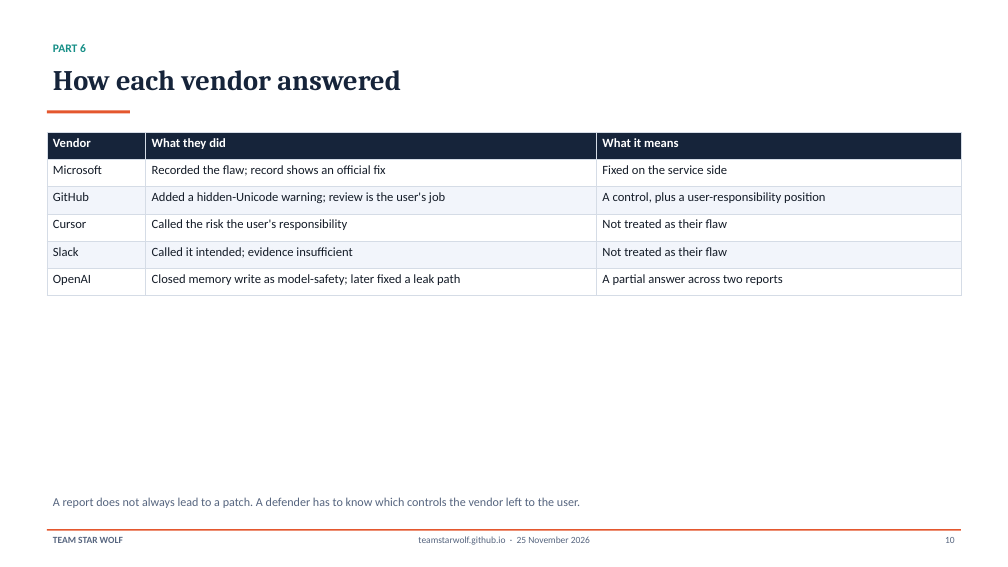
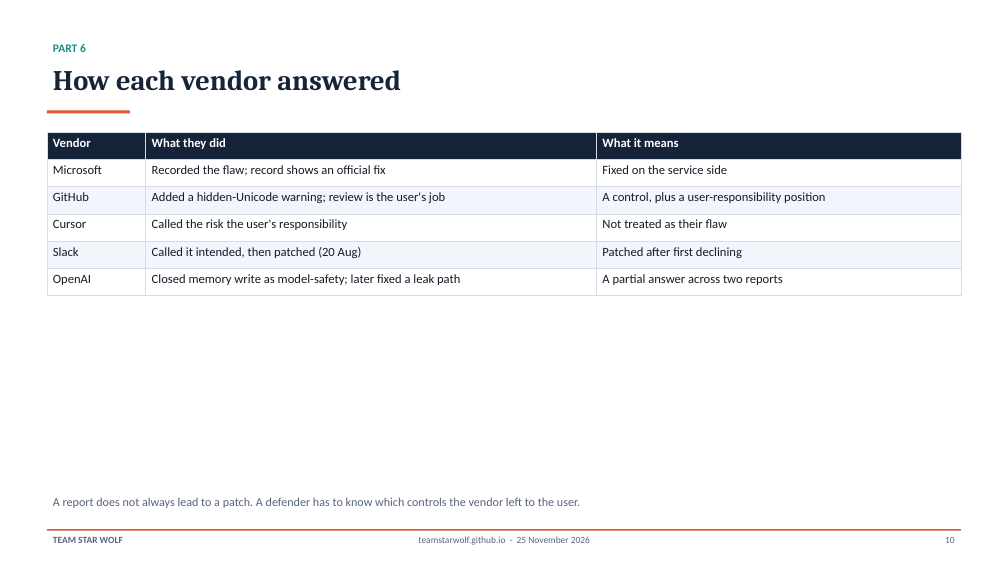
Before and after one commit to TeamStarWolf/TeamStarWolf, a slide deck: slide 10 of case-studies/slides/AI_Assistant_Prompt_Injection_Case_Study.pptx. Drawn at 1008x567 pixels with LibreOffice and Linux fonts; fonts in the diff are those of the drawing. Boxes give left, top, right and bottom in pixels: in the first picture for what was removed or moved away, otherwise in the second. Text is boxed around its words. In the diff, an @@ line names an element or a change of style, - is before the commit and + after.

```diff
--- a/case-studies/slides/AI_Assistant_Prompt_Injection_Case_Study.pptx
+++ b/case-studies/slides/AI_Assistant_Prompt_Injection_Case_Study.pptx
@@ table at [47,132,961,296] @@
-row 5, column 2: Called it intended; evidence insufficient
+row 5, column 2: Called it intended, then patched (20 Aug)
-row 5, column 3: Not treated as their flaw
+row 5, column 3: Patched after first declining
```
Also in this commit, not shown: 4 other slides changed, 6 other files.
